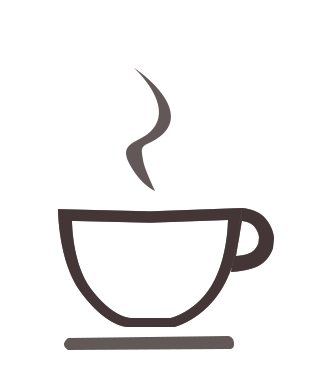
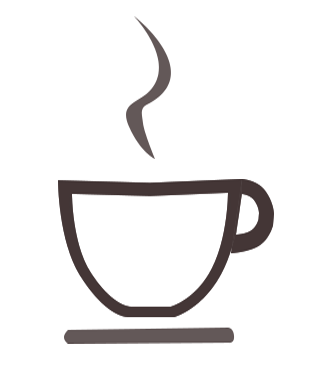
Before/after of a 313x388 layered artwork. What changed in the layer stack:
painted on "Layer 2" over [126, 16, 171, 191]
painted on "Layer 1" over [58, 179, 274, 350]
painted on "Layer 0" over [66, 186, 234, 324]
